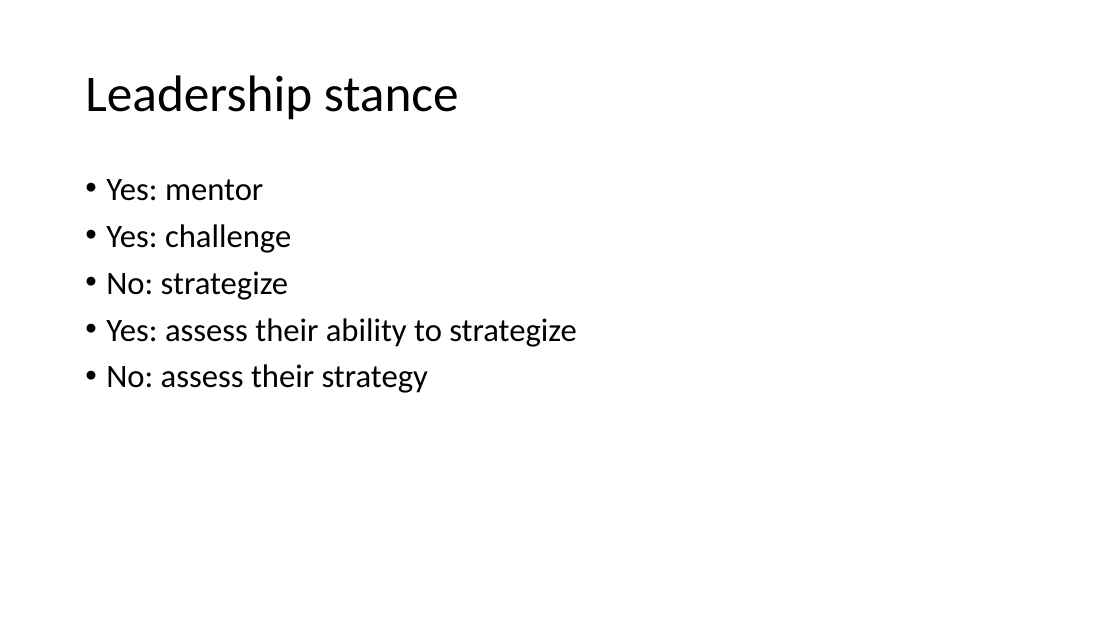
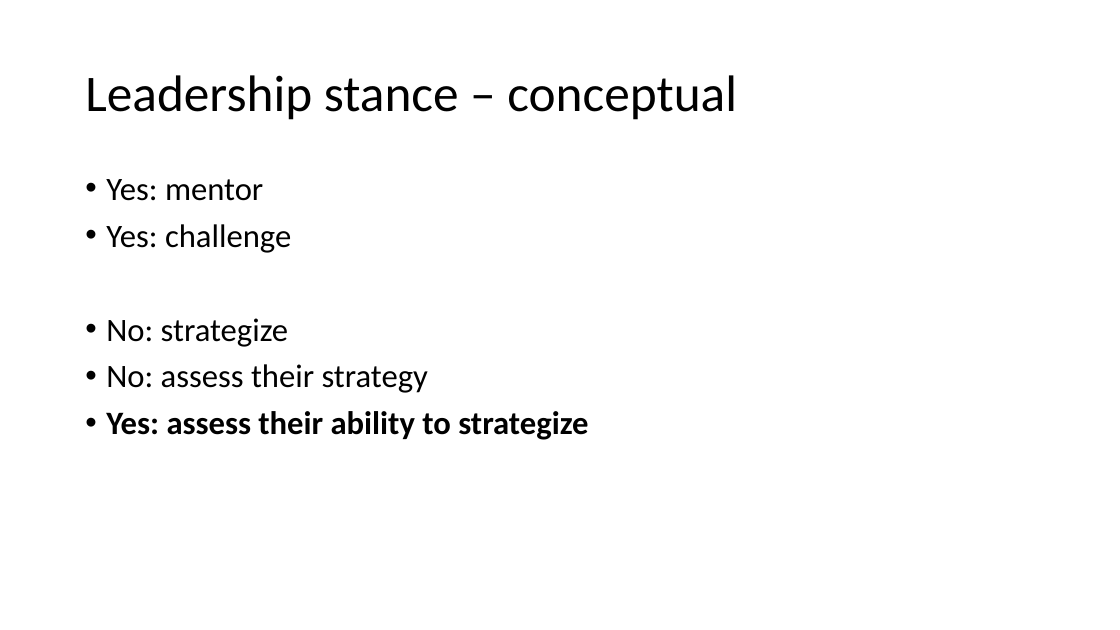
Before and after one commit to arlobelshee/Presentations, a slide deck: slide 25 of leading technical debt/gogo keynote - data-driven leadership to solve technical debt.pptx. Drawn at 1120x630 pixels with LibreOffice and Linux fonts; fonts in the diff are those of the drawing. Boxes give left, top, right and bottom in pixels: in the first picture for what was removed or moved away, otherwise in the second. Text is boxed around its words. In the diff, an @@ line names an element or a change of style, - is before the commit and + after.

Commit message:
A fit and finish pass for the text & content, and starting visualizations.

```diff
--- a/leading technical debt/gogo keynote - data-driven leadership to solve technical debt.pptx
+++ b/leading technical debt/gogo keynote - data-driven leadership to solve technical debt.pptx
@@ title at (x1=85, y1=75, x2=737, y2=120): text changed @@
-Leadership stance
+Leadership stance – conceptual
@@ text at (x1=106, y1=411, x2=588, y2=440): bold on in "Yes: assess their ability to strategize" @@
```
Also in this commit, not shown: 15 other slides changed, 6 slides added, 10 slides removed.
